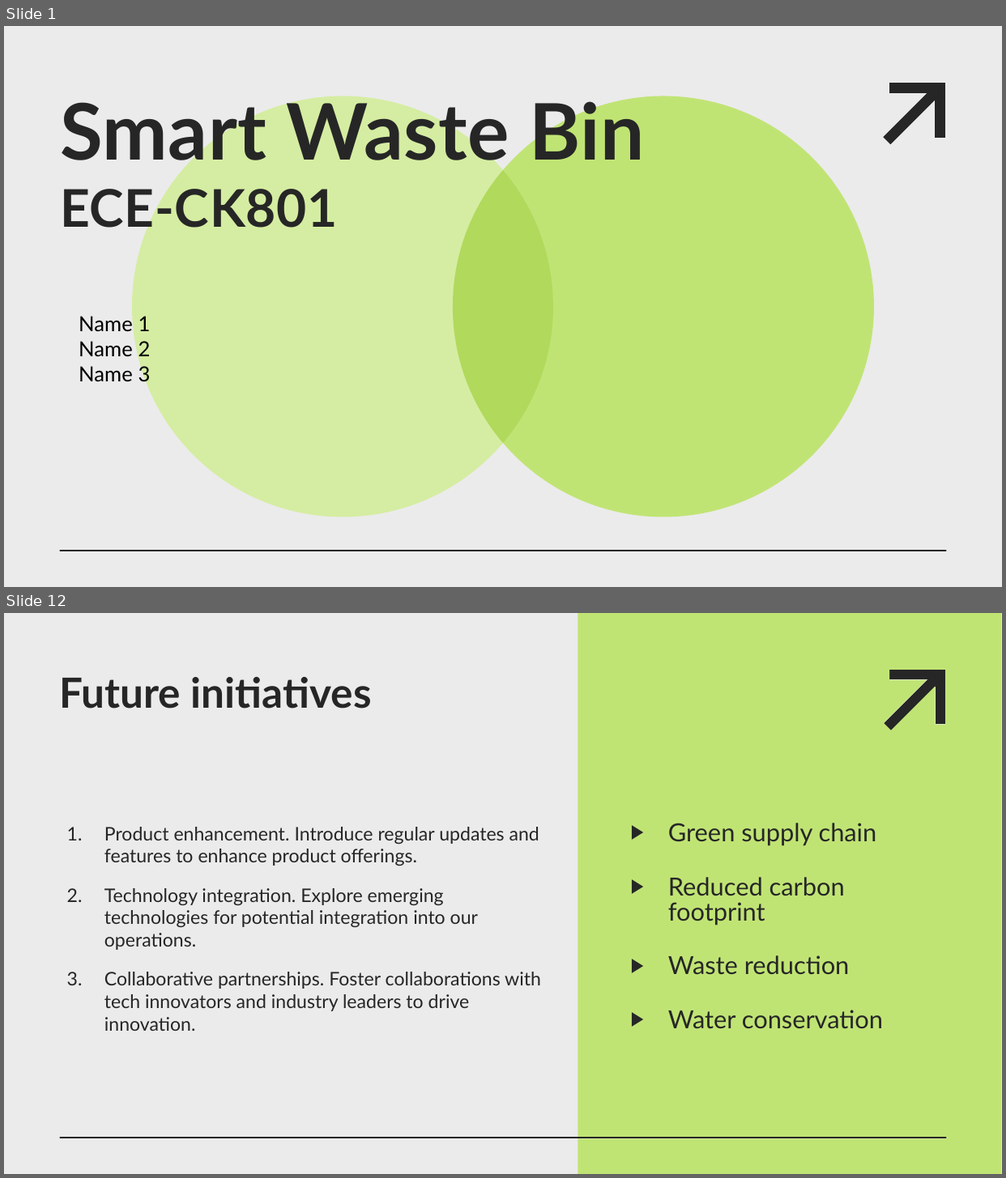
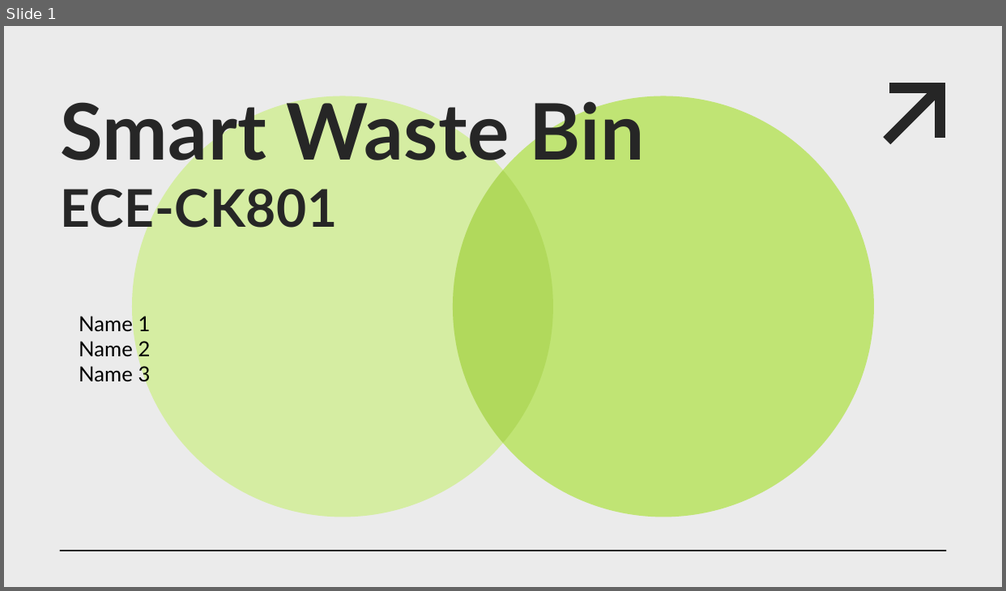
Before and after one commit to jimfil/smartWasteBinProject, a slide deck: presentation/team05_presentation.pptx. Shown one above the other, each under a label of ours: slides 1 and 12 before the commit, slide 1 after it; the slides between them are not shown. The pictures are 1006x1178 and 1006x591 pixels, drawn with LibreOffice and Linux fonts; fonts in the diff are those of the drawing. Boxes give left, top, right and bottom in pixels: in the first picture for what was removed or moved away, otherwise in the second. Text is boxed around its words. In the diff, an @@ line names an element or a change of style, - is before the commit and + after.

```diff
--- a/presentation/team05_presentation.pptx
+++ b/presentation/team05_presentation.pptx
@@ slide 12 removed at [4, 613, 1002, 1174], background #EBEBEB; not listed: 1 template element that a slide beside it also shows @@
@@ freeform shape removed at [578, 613, 1002, 1174] @@
@@ title removed at [59, 677, 372, 709] @@
-Future initiatives
@@ line removed from (891, 723) to (936, 679) @@
@@ line removed from (895, 675) to (940, 675) @@
@@ line removed from (940, 675) to (940, 719) @@
@@ text removed at [104, 827, 541, 1031] @@
-1. Product enhancement. Introduce regular updates and features to enhance product offerings.
-2. Technology integration. Explore emerging technologies for potential integration into our operations.
-3. Collaborative partnerships. Foster collaborations with tech innovators and industry leaders to drive innovation.
@@ text removed at [668, 823, 883, 1029] @@
-▶ Green supply chain
-▶ Reduced carbon footprint
-▶ Waste reduction
-▶ Water conservation
@@ line removed from (60, 1138) to (376, 1138) @@
```
Also in this commit, not shown: 1 slide changed, 4 slides added, 10 other slides removed.
